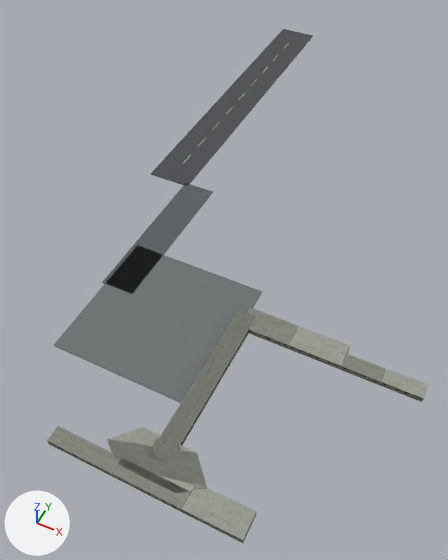
The glTF model public/models/dc9-memphis-legacy-departure.glb: old version first, new version second.
The view is the same before and after, from a 50 mm lens placed at (270.0, -376.0, 577.0), pointed at (6.0, 153.0, -84.0). Arrows for +X, +Y and +Z are at lower left; the lights stay in place. The older version comes first. Where no turn or scale is listed for an object, it has been applied to the vertices. Vertices at exactly the same position are counted once.

Names of what the first picture shows: 'KMEM_RAMP', 'KMEM_RUNWAY_SURFACE', 'KMEM_TAXI_SURFACE', 'OBJ8_CONCOURSEB_2E_RANGE_001', 'OBJ8_CONCOURSEB_2_RANGE_001', 'OBJ8_CONCOURSEB_RANGE_001'.
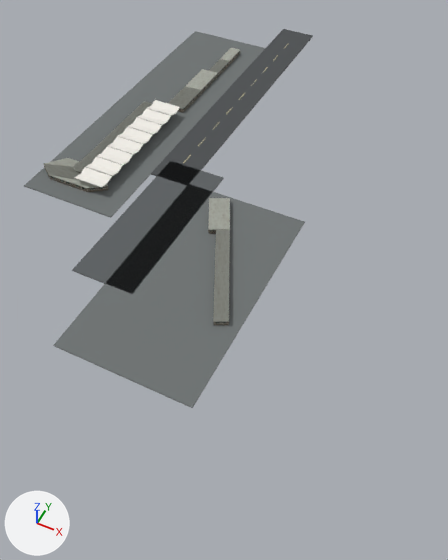
ob_kmem_source_concourseb_2 is not drawn itself; it is the parent of ob_obj8_concourseb_2_range_001.
ob_kmem_source_concourseb_2e is not drawn itself; it is the parent of ob_obj8_concourseb_2e_range_001.

Where the newer file only moved an object's origin or applied its transform, the numbers keep the older frame.

The edits, one by one:
Material 'KMEM_CANOPY_MATERIAL' (mat_kmem_canopy_material) is new.
Its base color is (0.88, 0.855, 0.8) (white #f1eee7).
Its roughness is 0.82.
me_cube is used by ob_kmem_ramp; location (0.0, 0.0, -1.0).
me_cube had 8 vertices, 12 faces and spanned x -90.0..90.0, y -90.0..90.0, z -1.0..1.0.
me_cube now has 8 vertices, 12 faces and spans x -90.0..90.0, y -90.0..230.0, z -1.0..1.0.
me_cube part 1: the whole mesh is scaled about its middle by (1, 1.78, 1), then moved by (0.0, 70.0, 0.0).
me_cube_001 is used by ob_kmem_taxi_surface; location (-72.0, 122.0, -1.0).
me_cube_001 had 8 vertices, 12 faces and spanned x -22.0..22.0, y -108.0..108.0, z -1.0..1.0.
me_cube_001 now has 8 vertices, 12 faces and spans x -45.0..45.0, y -125.0..125.0, z -1.0..1.0.
me_cube_001 part 2: the whole mesh is scaled about its middle by (2.03, 1.16, 1).
Mesh me_kmem_terminal_canopy is new.
It has 192 vertices, 288 faces and spans x -230.0..-184.0, y 151.0..373.0, z 11.0..18.0.
It uses material mat_kmem_canopy_material (white #f1eee7).
Mesh me_cube_003_1 is new.
It is a box spanning x -74.0..74.0, y -260.0..260.0, z -1.0..1.0.
It uses material mat_kmem_ramp_material (grey #6e7373).
Object 'OBJ8_CONCOURSEB_RANGE_001' (ob_obj8_concourseb_range_001) moves from (90.0, -80.0, 0.0) to (-242.0, 250.0, 0.0).
Object 'KMEM_SOURCE_CONCOURSEB_2' (ob_kmem_source_concourseb_2) moves from (90.0, 40.0, 0.0) to (-200.0, 385.0, 0.0).
Object 'KMEM_SOURCE_CONCOURSEB_2' (ob_kmem_source_concourseb_2) turns from (0, 0, 0) to (0, 0, 90) degrees about x, y and z.
Object 'KMEM_SOURCE_CONCOURSEB_2E' (ob_kmem_source_concourseb_2e) moves from (90.0, -180.0, 0.0) to (18.0, 118.0, 0.0).
Object 'KMEM_SOURCE_CONCOURSEB_2E' (ob_kmem_source_concourseb_2e) turns from (0, 0, 0) to (0, 0, 116) degrees about x, y and z.
Object 'KMEM_TAXI_SURFACE' (ob_kmem_taxi_surface) moves from (-72.0, 122.0, -1.0) to (-95.0, 140.0, -1.0).
Object 'KMEM_TERMINAL_CANOPY' (ob_kmem_terminal_canopy) is new; it shows me_kmem_terminal_canopy.
Its location is (0.0, 0.0, 0.0).
Object 'KMEM_TERMINAL_APRON' (ob_kmem_terminal_apron) is new; it shows me_cube_003_1.
Its location is (-226.0, 380.0, -1.0).

Pixel boxes [x1, y1, x2, y2] of what changed, in the pictures (448 x 560 px; the box of a moved part takes in the faces that stretch with it):
'KMEM_RAMP', moved, rescaled (20% wider, 44% taller)
    before: [53, 248, 262, 403]
    after: [53, 184, 305, 408]
'KMEM_TERMINAL_APRON', added
    after: [24, 31, 265, 218]
'OBJ8_CONCOURSEB_RANGE_001', moved
    before: [107, 310, 253, 493]
    after: [44, 101, 154, 192]
'KMEM_TAXI_SURFACE', moved, rescaled (37% wider, 21% taller)
    before: [102, 183, 213, 293]
    after: [72, 161, 224, 294]
'OBJ8_CONCOURSEB_2E_RANGE_001', moved, turned
    before: [47, 426, 256, 543]
    after: [208, 198, 230, 325]
'OBJ8_CONCOURSEB_2_RANGE_001', moved, turned
    before: [240, 307, 428, 402]
    after: [168, 48, 240, 113]
'KMEM_TERMINAL_CANOPY', added
    after: [74, 100, 180, 187]
part 1 of me_cube, moved or reshaped
    before: [104, 248, 262, 402]
    after: [104, 184, 305, 408]
